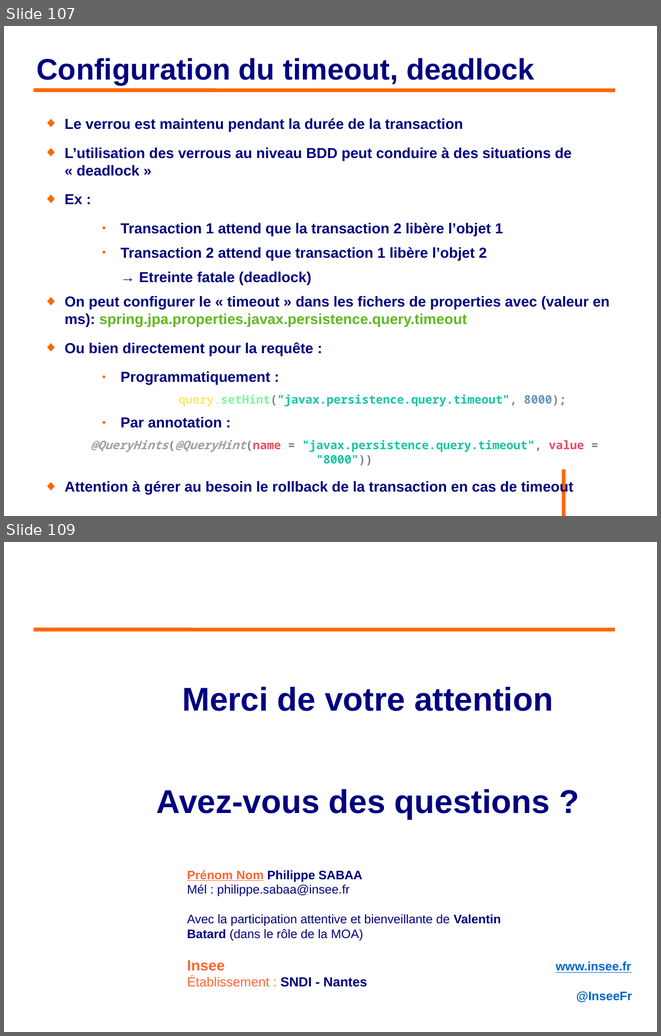
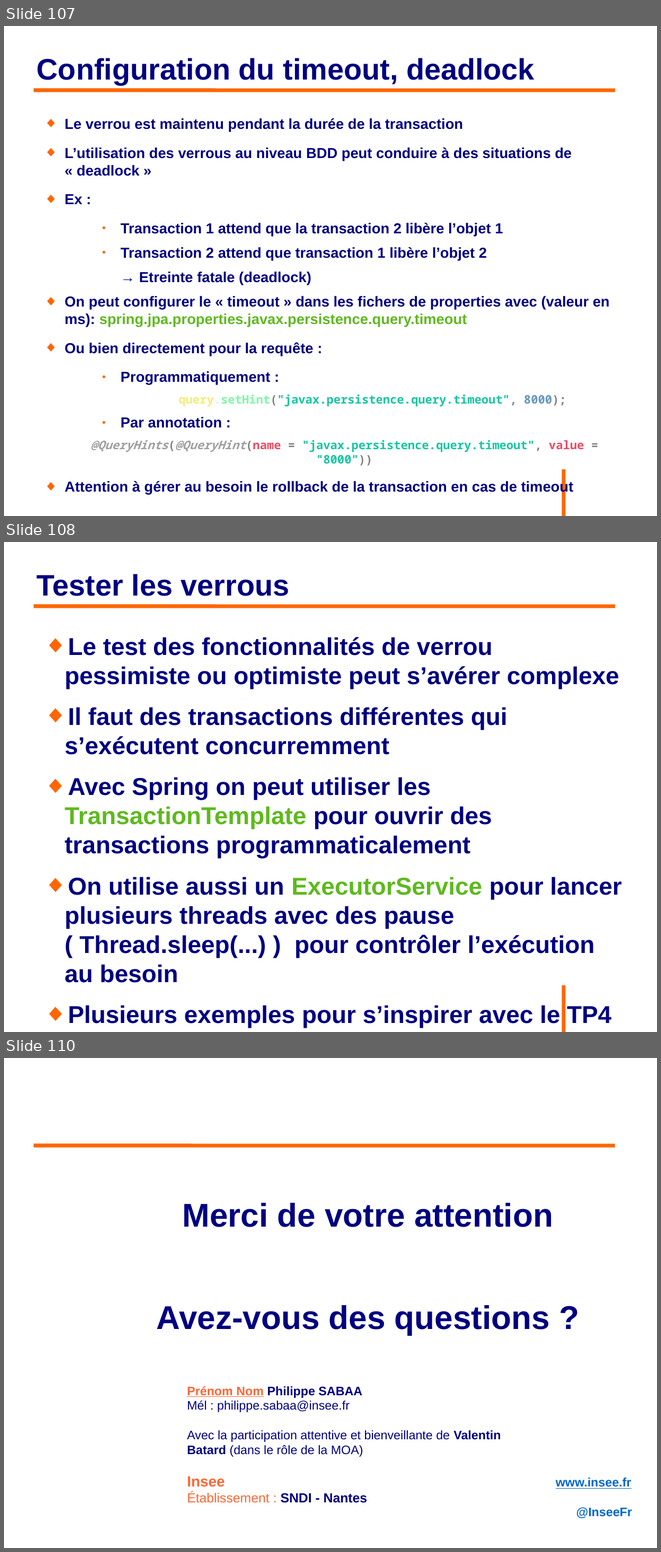
Before and after one commit to philphils/formation-hibernate-avancee, a slide deck: Documentation/diapo_formation_hibernate_avancee.odp. Shown one above the other, each under a label of ours: slides 107 and 109 before the commit, slides 107, 108 and 110 after it; the slides between them are not shown. The pictures are 661x1036 and 661x1552 pixels, drawn with LibreOffice and Linux fonts; fonts in the diff are those of the drawing; background and template pictures are left out. Boxes give left, top, right and bottom in pixels: in the first picture for what was removed or moved away, otherwise in the second. Text is boxed around its words. In the diff, an @@ line names an element or a change of style, - is before the commit and + after.

Commit message:
Fin diapo partie verrou

```diff
--- a/Documentation/diapo_formation_hibernate_avancee.odp
+++ b/Documentation/diapo_formation_hibernate_avancee.odp
@@ slide 108 added at (x1=4, y1=542, x2=657, y2=1032), background #FFFFFF; not listed: 1 template element that a slide beside it also shows @@
@@ title added at (x1=37, y1=574, x2=290, y2=596), 36 pt, text #000080, bold @@
+Tester les verrous
@@ line added from (34, 606) to (616, 606), #FF6600 4.54 pt @@
@@ text added at (x1=64, y1=637, x2=621, y2=1027), 29.6 pt, text #000080, bold @@
+◆ Le test des fonctionnalités de verrou pessimiste ou optimiste peut s’avérer complexe
+◆ Il faut des transactions différentes qui s’exécutent concurremment
+◆ Avec Spring on peut utiliser les TransactionTemplate pour ouvrir des transactions programmaticalement
+◆ On utilise aussi un ExecutorService pour lancer plusieurs threads avec des pause ( Thread.sleep(...) ) pour contrôler l’exécution au besoin
+◆ Plusieurs exemples pour s’inspirer avec le TP4
@@ what was slide 109 is now slide 110 @@
```
Also in this commit, not shown: 1 slide changed.
